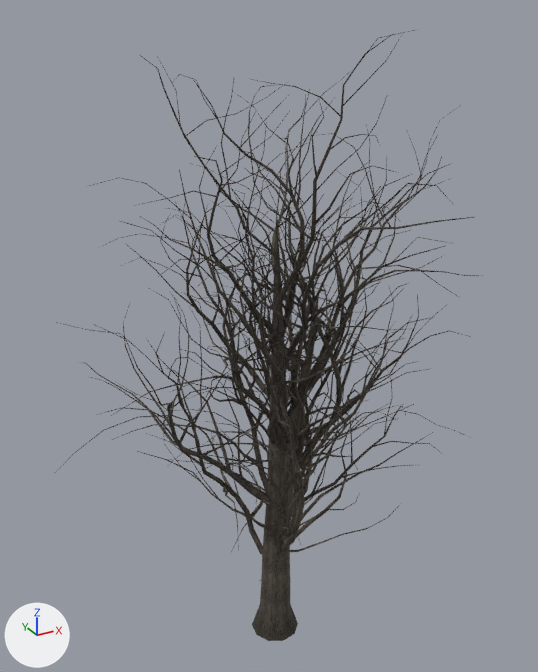
An edit to the glTF model godot/assets/models/oak_wood.glb, drawn before and after from the same camera.
Both versions are drawn from a camera (50 mm lens) standing at (-8.76, -15.54, 17.53) and looking at (-0.16, 0.09, 9.72). Lighting does not change. The marker at lower left points along +X, +Y and +Z. The first picture is the older version.

Before the edit, the objects in view are built like this:
```python
me_oak_a = bpy.data.meshes.new('oak_a')
me_oak_a.from_pydata(...)  # 3414 vertices, 5854 faces; spans x -5.5..5.1, y -4.0..5.0, z -0.2..15.0
# faces by material slot: [3296, 2558]
me_oak_a.materials.append(mat_bark_oak)
me_oak_a.materials.append(mat_bark_twig)
me_oak_b = bpy.data.meshes.new('oak_b')
me_oak_b.from_pydata(...)  # 1823 vertices, 3044 faces; spans x -3.79..6.47, y -3.68..4.09, z -0.18..12.69
# faces by material slot: [1432, 1612]
me_oak_b.materials.append(mat_bark_oak)
me_oak_b.materials.append(mat_bark_twig)
me_oak_c = bpy.data.meshes.new('oak_c')
me_oak_c.from_pydata(...)  # 3941 vertices, 6790 faces; spans x -6.4..5.9, y -6.3..4.6, z -0.2..17.2
# faces by material slot: [4176, 2614]
me_oak_c.materials.append(mat_bark_oak)
me_oak_c.materials.append(mat_bark_twig)
ob_oak_a = bpy.data.objects.new('oak_a', me_oak_a)
ob_oak_a.location = (0.0, 0.0, 0.0)
ob_oak_b = bpy.data.objects.new('oak_b', me_oak_b)
ob_oak_b.location = (0.0, 0.0, 0.0)
ob_oak_c = bpy.data.objects.new('oak_c', me_oak_c)
ob_oak_c.location = (0.0, 0.0, 0.0)
```
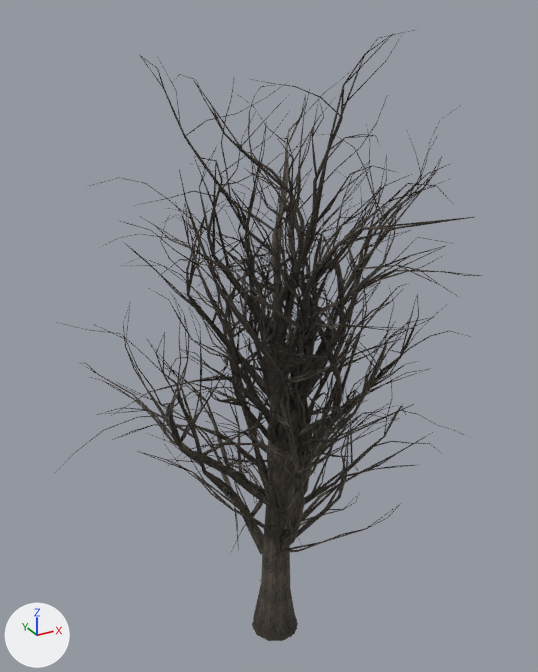
Pixel boxes (x1, y1, x2, y2) of what changed, in the pictures (538 x 672 px):
'oak_c_l1', added
    after: (81, 34, 481, 637)
    faces in mat_bark_oak: (99, 34, 474, 637)
    faces in mat_bark_twig: (81, 56, 481, 509)
'oak_a_l1', added
    after: (90, 122, 448, 548)
    faces in mat_bark_oak: (134, 171, 436, 548)
    faces in mat_bark_twig: (90, 122, 448, 540)
'oak_c_l2', added
    after: (163, 58, 458, 641)
    faces in mat_bark_oak: (163, 58, 458, 641)
'oak_a_l2', added
    after: (162, 128, 443, 544)
    faces in mat_bark_oak: (162, 153, 443, 544)
'oak_b_l1', added
    after: (140, 230, 415, 555)
    faces in mat_bark_oak: (193, 283, 400, 555)
    faces in mat_bark_twig: (140, 230, 415, 528)
'oak_b_l2', added
    after: (143, 282, 412, 550)
    faces in mat_bark_oak: (195, 282, 412, 550)

Edits to the bpy script that builds the scene:
```text
Add me_oak_c_l2:
    me_oak_c_l2.from_pydata(...)  # 354 vertices, 562 faces; spans x -4.5..5.1, y -5.3..4.6, z -0.2..17.1
    # faces by material slot: [484, 78]
    me_oak_c_l2.materials.append(mat_bark_oak)
    me_oak_c_l2.materials.append(mat_bark_twig)
Add me_oak_c_l1:
    me_oak_c_l1.from_pydata(...)  # 1320 vertices, 2088 faces; spans x -4.5..5.1, y -5.6..4.6, z -0.2..17.1
    # faces by material slot: [1518, 570]
    me_oak_c_l1.materials.append(mat_bark_oak)
    me_oak_c_l1.materials.append(mat_bark_twig)
Add me_oak_b_l2:
    me_oak_b_l2.from_pydata(...)  # 153 vertices, 244 faces; spans x -3.79..5.6, y -3.63..3.95, z -0.18..12.65
    # faces by material slot: [208, 36]
    me_oak_b_l2.materials.append(mat_bark_oak)
    me_oak_b_l2.materials.append(mat_bark_twig)
Add me_oak_b_l1:
    me_oak_b_l1.from_pydata(...)  # 549 vertices, 870 faces; spans x -3.79..5.6, y -3.63..3.95, z -0.18..12.65
    # faces by material slot: [618, 252]
    me_oak_b_l1.materials.append(mat_bark_oak)
    me_oak_b_l1.materials.append(mat_bark_twig)
Add me_oak_a_l2:
    me_oak_a_l2.from_pydata(...)  # 243 vertices, 394 faces; spans x -3.4..5.1, y -3.8..2.3, z -0.2..15.0
    # faces by material slot: [340, 54]
    me_oak_a_l2.materials.append(mat_bark_oak)
    me_oak_a_l2.materials.append(mat_bark_twig)
Add me_oak_a_l1:
    me_oak_a_l1.from_pydata(...)  # 1101 vertices, 1740 faces; spans x -4.6..5.1, y -3.8..5.0, z -0.2..15.0
    # faces by material slot: [1200, 540]
    me_oak_a_l1.materials.append(mat_bark_oak)
    me_oak_a_l1.materials.append(mat_bark_twig)
Add ob_oak_c_l2:
    ob_oak_c_l2 = bpy.data.objects.new('oak_c_l2', me_oak_c_l2)
    ob_oak_c_l2.location = (0.0, 0.0, 0.0)
Add ob_oak_c_l1:
    ob_oak_c_l1 = bpy.data.objects.new('oak_c_l1', me_oak_c_l1)
    ob_oak_c_l1.location = (0.0, 0.0, 0.0)
Add ob_oak_b_l2:
    ob_oak_b_l2 = bpy.data.objects.new('oak_b_l2', me_oak_b_l2)
    ob_oak_b_l2.location = (0.0, 0.0, 0.0)
Add ob_oak_b_l1:
    ob_oak_b_l1 = bpy.data.objects.new('oak_b_l1', me_oak_b_l1)
    ob_oak_b_l1.location = (0.0, 0.0, 0.0)
Add ob_oak_a_l2:
    ob_oak_a_l2 = bpy.data.objects.new('oak_a_l2', me_oak_a_l2)
    ob_oak_a_l2.location = (0.0, 0.0, 0.0)
Add ob_oak_a_l1:
    ob_oak_a_l1 = bpy.data.objects.new('oak_a_l1', me_oak_a_l1)
    ob_oak_a_l1.location = (0.0, 0.0, 0.0)
```
